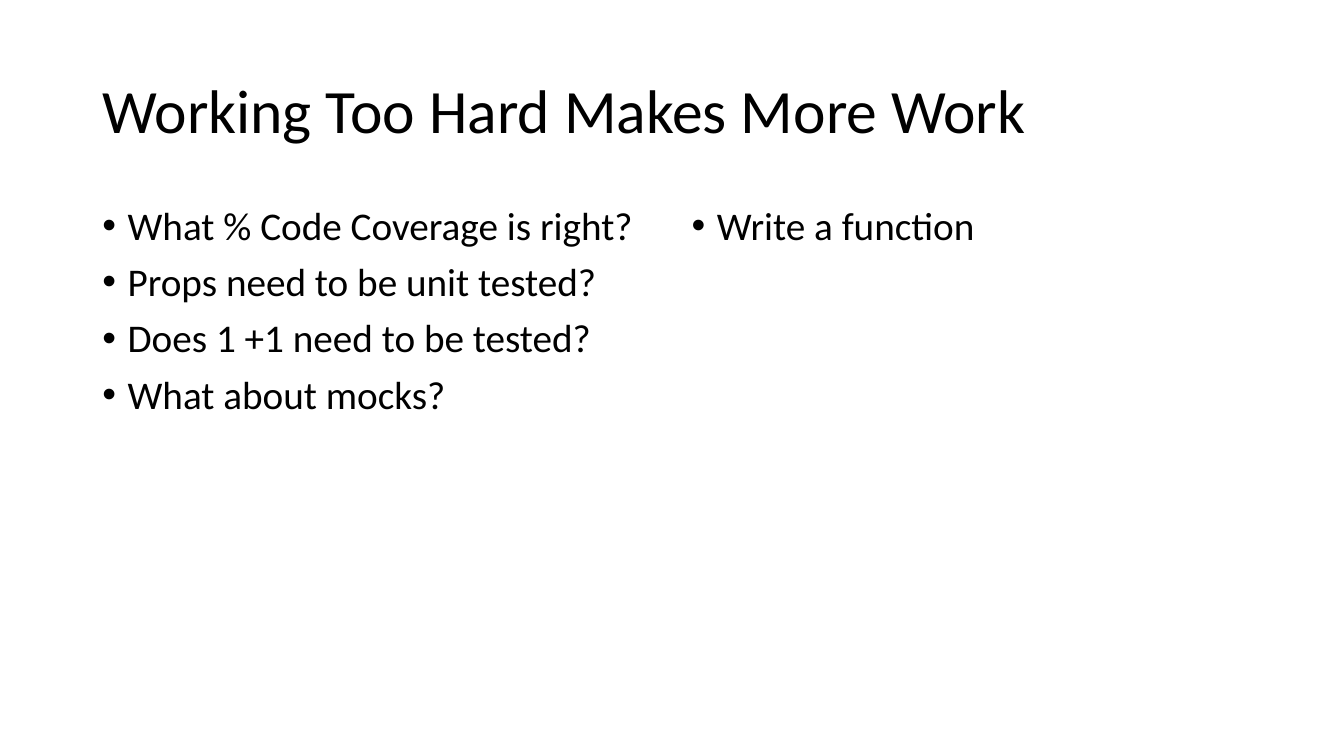
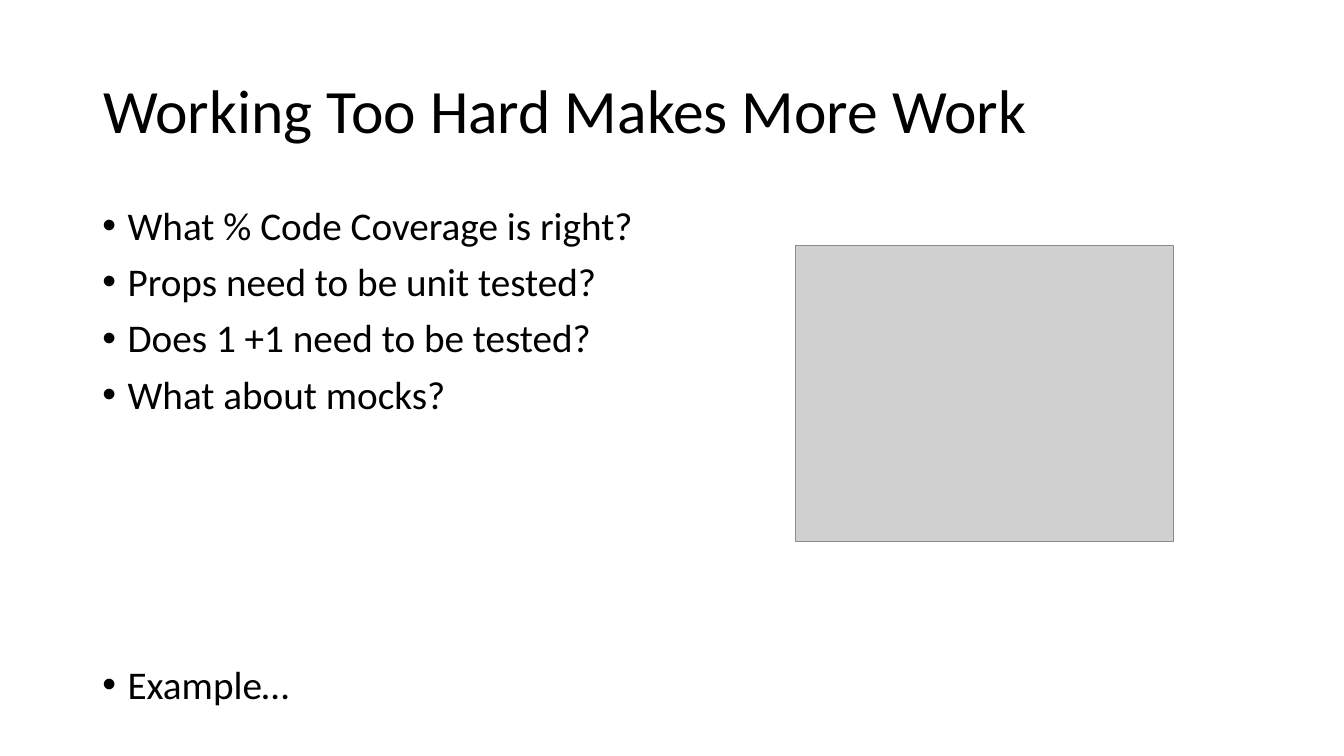
Before and after one commit to jamessdixon/REPL-Driven-Development, a slide deck: slide 16 of REPL-Driven-Development.pptx (slide 17 before the commit). Drawn at 1344x756 pixels with LibreOffice and Linux fonts; fonts in the diff are those of the drawing; grey boxes stand for pictures. Boxes give left, top, right and bottom in pixels: in the first picture for what was removed or moved away, otherwise in the second. Text is boxed around its words. In the diff, an @@ line names an element or a change of style, - is before the commit and + after.

```diff
--- a/REPL-Driven-Development.pptx
+++ b/REPL-Driven-Development.pptx
@@ text removed at (717,213,975,241) @@
-• Write a function
@@ picture added at (796,246,1174,542) @@
@@ text added at (128,671,289,706), 28 pt, text #000000 @@
+• Example…
```
Also in this commit, not shown: 4 other slides changed, 4 slides added, 4 slides removed, 30 other files.
